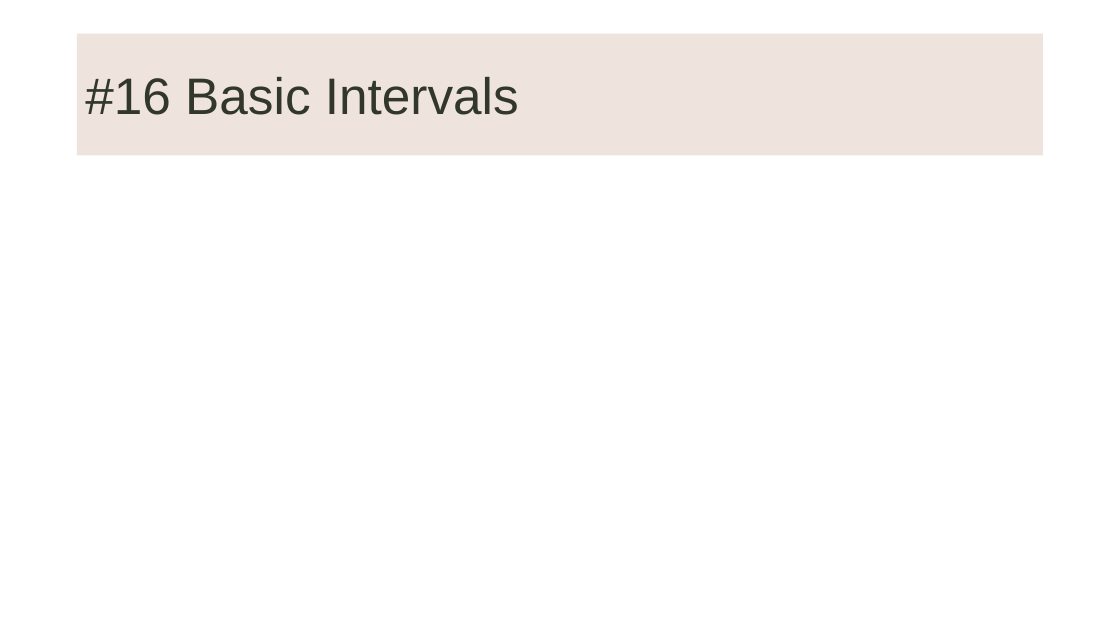
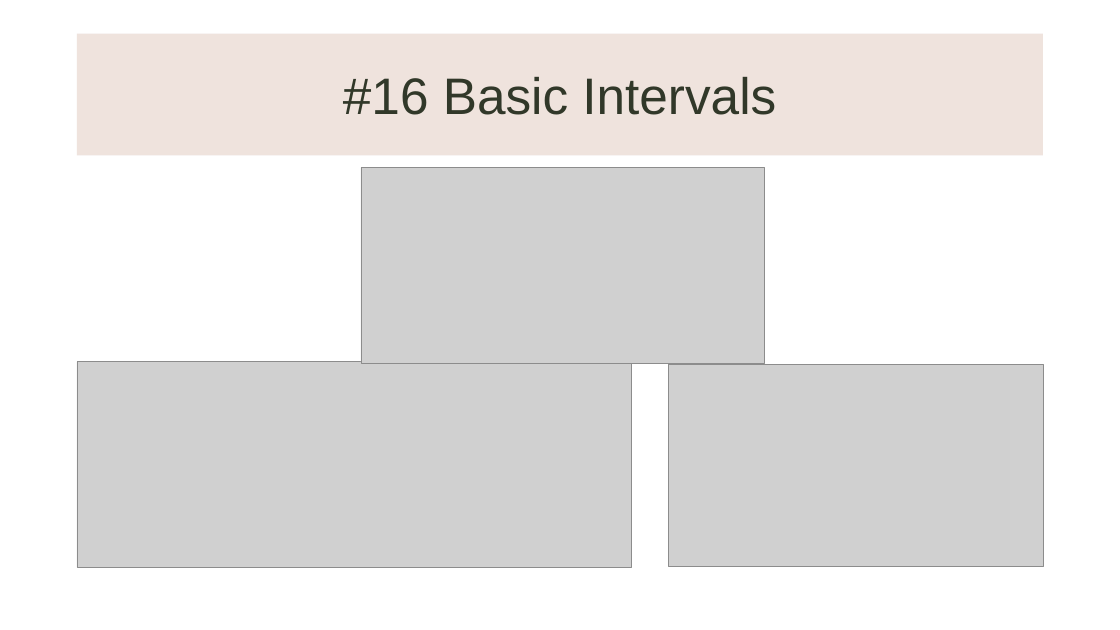
Before and after one commit to KnowledgeMavens/Science-Tech, a slide deck: slide 13 of Music Theory 02-17-18/Music Theory 02-17-18.pptx. Drawn at 1120x630 pixels with LibreOffice and Linux fonts; fonts in the diff are those of the drawing; grey boxes stand for pictures; background and template pictures are left out. Boxes give left, top, right and bottom in pixels: in the first picture for what was removed or moved away, otherwise in the second. Text is boxed around its words. In the diff, an @@ line names an element or a change of style, - is before the commit and + after.

```diff
--- a/Music Theory 02-17-18/Music Theory 02-17-18.pptx
+++ b/Music Theory 02-17-18/Music Theory 02-17-18.pptx
@@ title "#16 Basic Intervals" at bbox=[77, 34, 1044, 155]: alignment left to centre @@
@@ picture added at bbox=[361, 168, 765, 364] @@
@@ picture added at bbox=[77, 362, 632, 568] @@
@@ picture added at bbox=[669, 365, 1044, 566] @@
```
Also in this commit, not shown: 16 other slides changed, 2 slides added, 2 slides removed, 1 other file.
